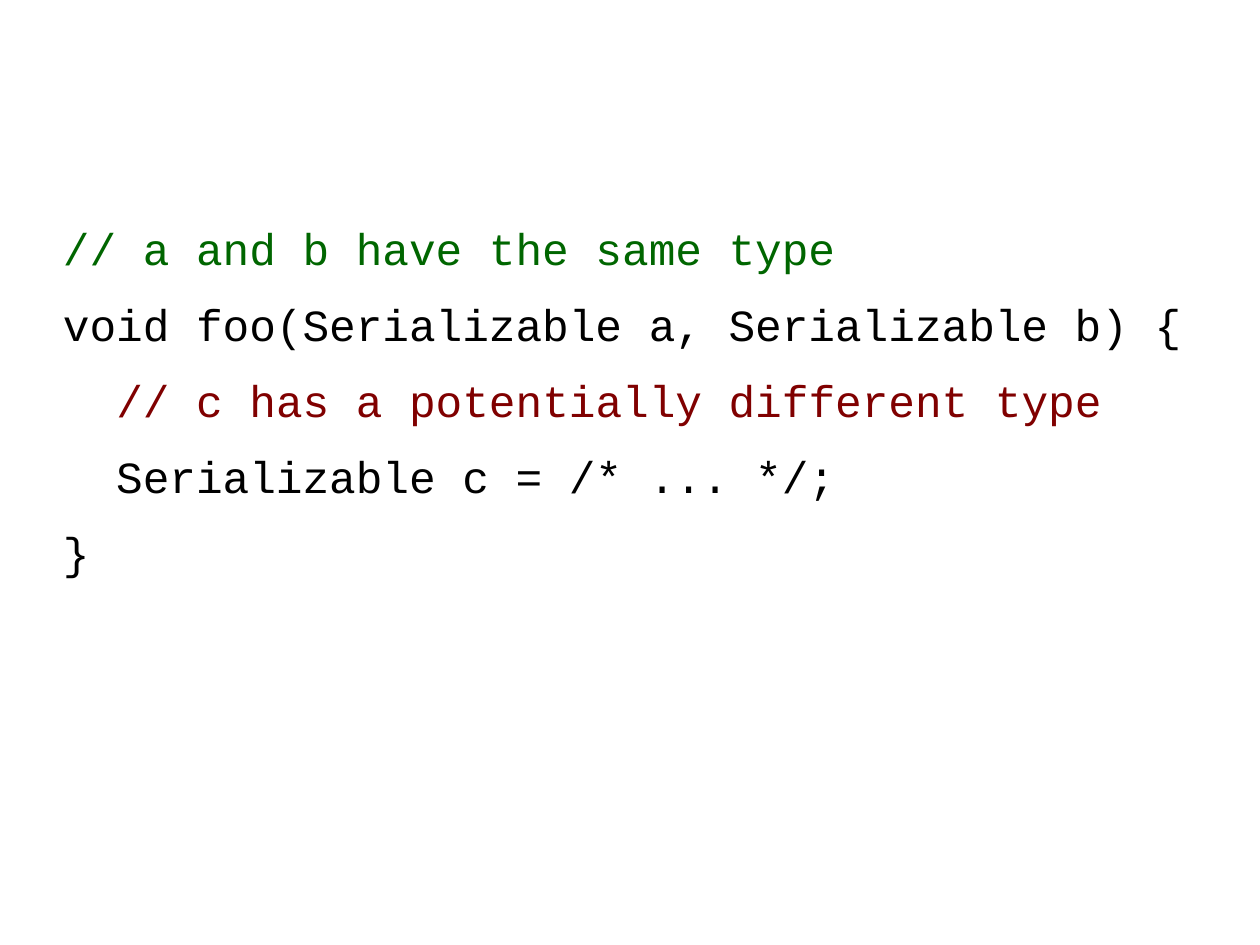
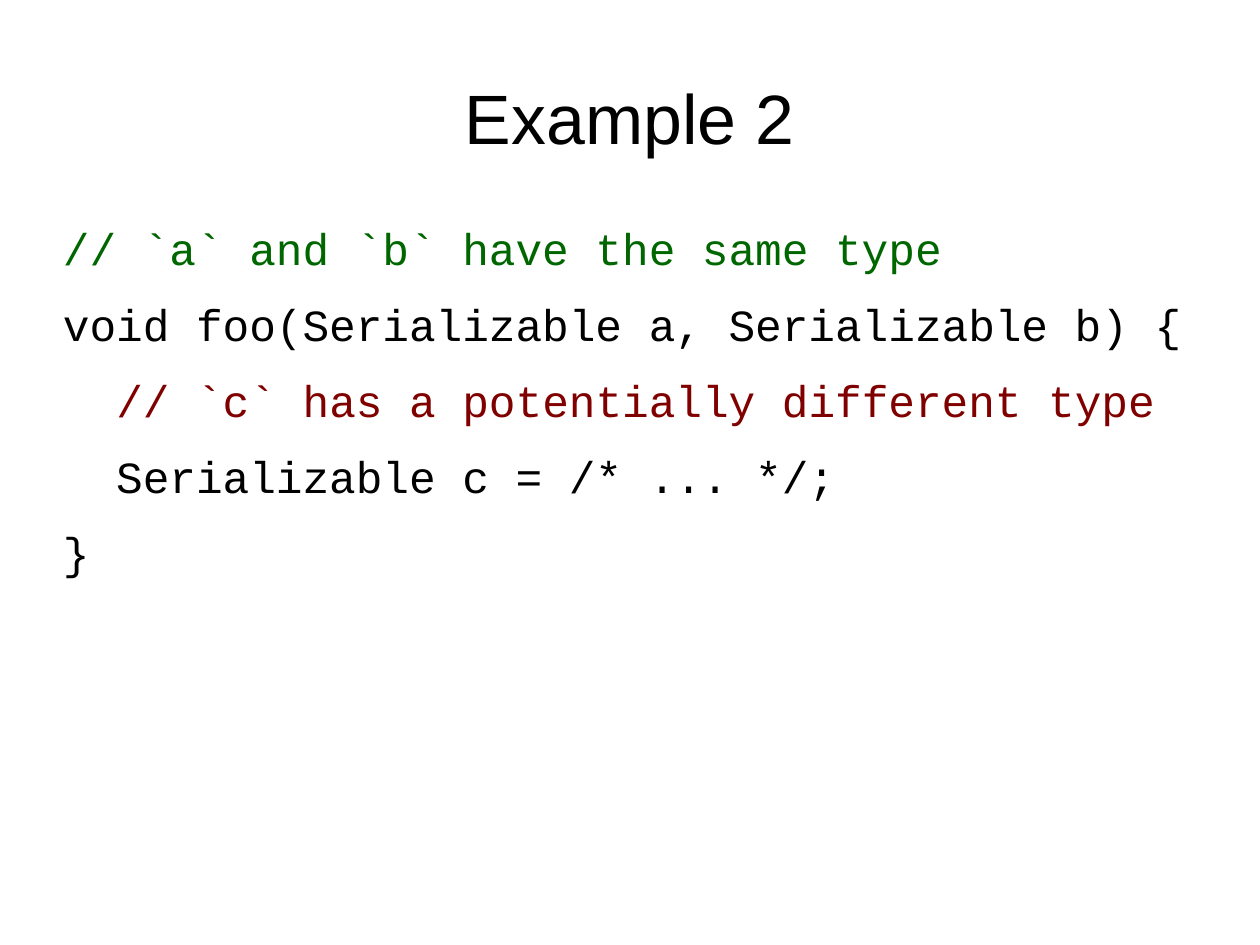
Before and after one commit to theres-waldo/concepts-tweaks, a slide deck: slide 2 of foo-conceptname.odp. Drawn at 1260x945 pixels with LibreOffice and Linux fonts; fonts in the diff are those of the drawing. Boxes give left, top, right and bottom in pixels: in the first picture for what was removed or moved away, otherwise in the second. Text is boxed around its words. In the diff, an @@ line names an element or a change of style, - is before the commit and + after.

Commit message:
foo-conceptname.odp: improve slides and add a fourth example

```diff
--- a/foo-conceptname.odp
+++ b/foo-conceptname.odp
@@ title added at box(465, 93, 795, 157), 44 pt, text #000000 @@
+Example 2
@@ text at box(143, 234, 942, 275): text changed @@
-// a and b have the same type
+// `a` and `b` have the same type
@@ text at box(196, 385, 1155, 427): text changed @@
-// c has a potentially different type
+// `c` has a potentially different type
```
Also in this commit, not shown: 2 other slides changed, 2 slides added.
